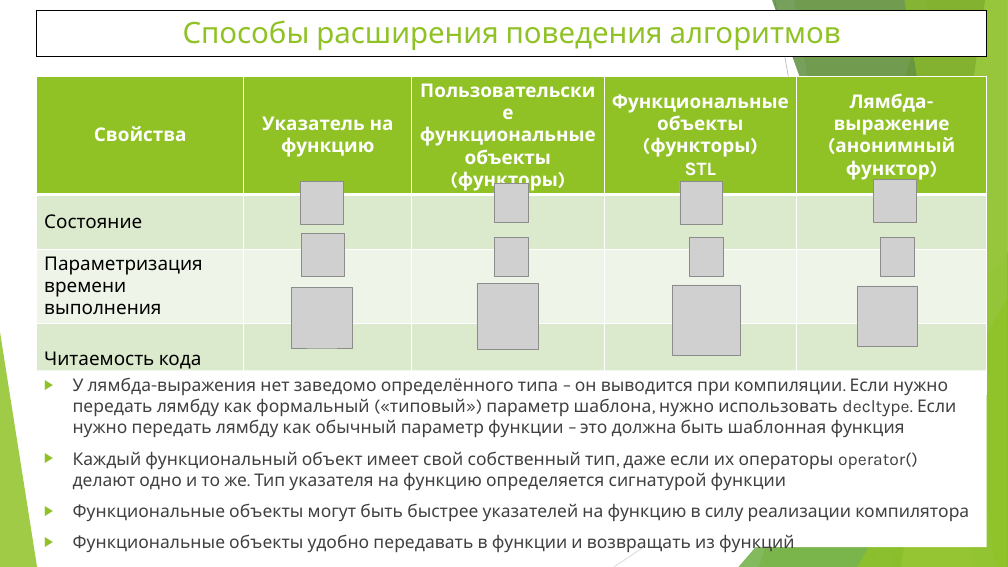
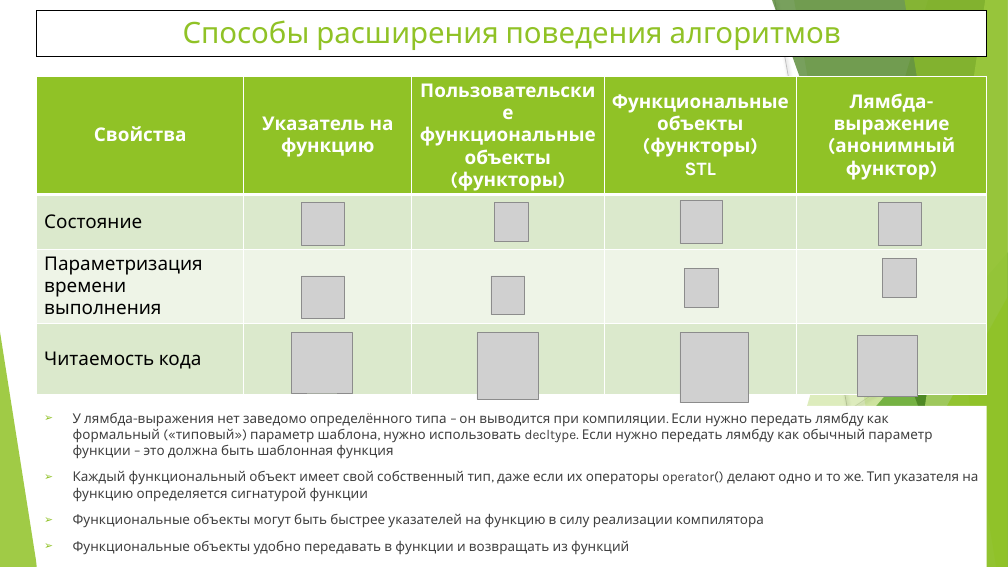
Before and after one commit to WhiteCatStudies/lectures, a slide deck: slide 9 of lecture6/lecture6.pptx (slide 8 before the commit). Drawn at 1008x567 pixels with LibreOffice and Linux fonts; fonts in the diff are those of the drawing; grey boxes stand for pictures. Boxes give left, top, right and bottom in pixels: in the first picture for what was removed or moved away, otherwise in the second. Text is boxed around its words. In the diff, an @@ line names an element or a change of style, - is before the commit and + after.

```diff
--- a/lecture6/lecture6.pptx
+++ b/lecture6/lecture6.pptx
@@ picture: place and size @@
-picture at (874, 179, 917, 222)
+picture at (879, 203, 922, 246)
@@ picture: place and size @@
-picture at (690, 237, 724, 276)
+picture at (684, 268, 718, 307)
@@ 4 pictures: place and size @@
-4 pictures at (300, 181, 915, 276)
+4 pictures at (302, 200, 917, 297)
@@ picture: place and size @@
-picture at (302, 233, 345, 276)
+picture at (302, 276, 345, 319)
@@ picture: place and size @@
-picture at (495, 237, 529, 276)
+picture at (491, 276, 525, 315)
@@ picture: place and size @@
-picture at (291, 288, 352, 349)
+picture at (291, 333, 352, 393)
@@ picture: place and size @@
-picture at (477, 283, 539, 349)
+picture at (477, 333, 539, 399)
@@ picture: place and size @@
-picture at (672, 285, 740, 355)
+picture at (680, 333, 748, 403)
@@ picture: place and size @@
-picture at (858, 286, 918, 347)
+picture at (858, 336, 918, 397)
@@ rectangle "У лямбда-выражения нет заведомо определённого ...": place and size @@
-rectangle "У лямбда-выражения нет заведомо определённого ..." at (36, 371, 987, 547)
+rectangle "У лямбда-выражения нет заведомо определённого ..." at (36, 406, 987, 567)
@@ rectangle "У лямбда-выражения нет заведомо определённого ..." at (36, 406, 987, 567): size 16.6 to 12.8 pt; bullet ▶ to ➢ @@
```
Also in this commit, not shown: 3 other slides changed, 1 slide added, 1 slide removed, 5 other files.
